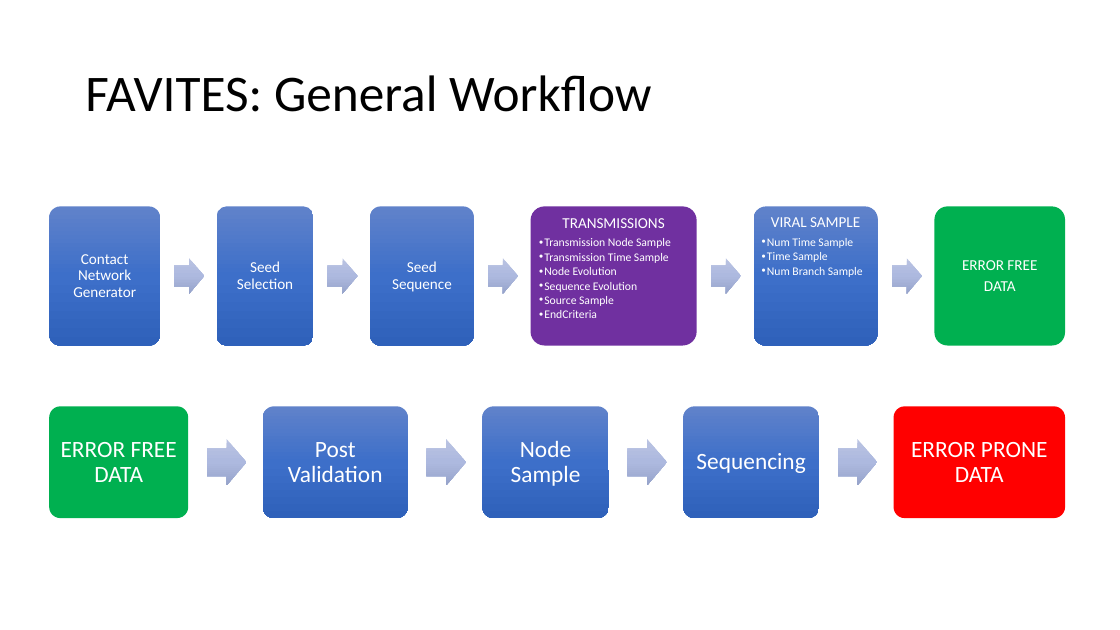
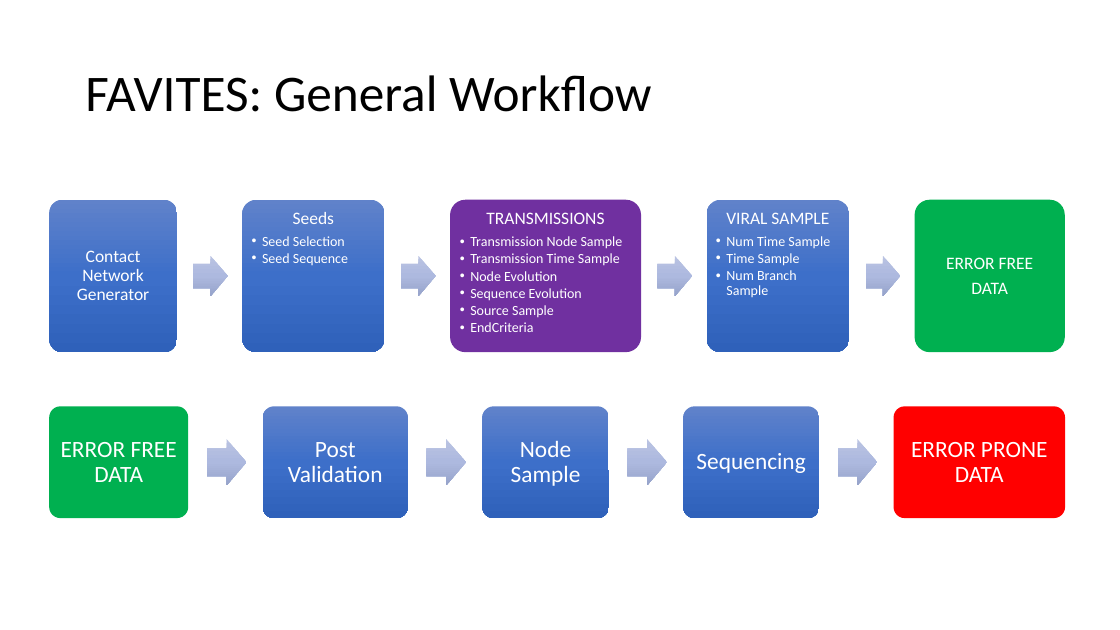
Before and after one commit to niemasd/FAVITES, a slide deck: slide 2 of figures/figures.pptx. Drawn at 1120x630 pixels with LibreOffice and Linux fonts; fonts in the diff are those of the drawing. Boxes give left, top, right and bottom in pixels: in the first picture for what was removed or moved away, otherwise in the second. Text is boxed around its words. In the diff, an @@ line names an element or a change of style, - is before the commit and + after.

Commit message:
Updated figures

```diff
--- a/figures/figures.pptx
+++ b/figures/figures.pptx
@@ rounded rectangle: place and size @@
-rounded rectangle at [50, 207, 160, 346]
+rounded rectangle at [50, 200, 177, 353]
@@ text "Contact Network Generator" at [77, 250, 150, 300]: size 13 to 15 pt @@
@@ rounded rectangle: place and size @@
-rounded rectangle at [217, 207, 313, 346]
+rounded rectangle at [242, 200, 385, 353]
@@ text "Seeds": place and size @@
-text "Seeds" at [237, 261, 293, 289]
+text "Seeds" at [262, 212, 348, 265]
@@ text "Seeds" at [262, 212, 348, 265]: vertical alignment middle to top @@
@@ rounded rectangle removed at [371, 207, 474, 346] @@
@@ rounded rectangle: place and size @@
-rounded rectangle at [531, 207, 697, 346]
+rounded rectangle at [450, 200, 641, 353]
@@ text "TRANSMISSIONS": place and size @@
-text "TRANSMISSIONS" at [544, 218, 671, 318]
+text "TRANSMISSIONS" at [470, 212, 623, 332]
@@ text "TRANSMISSIONS" at [470, 212, 623, 332]: size 13 to 15 pt in "TRANSMISSIONS"; size 10 to 12 pt in "Transmission Node Sample", "Transmission Time Sample", "Node Evolution", "Sequence Evolution" and 2 more places; indent changed @@
@@ rounded rectangle: place and size @@
-rounded rectangle at [754, 207, 878, 346]
+rounded rectangle at [707, 200, 849, 353]
@@ text "VIRAL SAMPLE": place and size @@
-text "VIRAL SAMPLE" at [767, 217, 863, 277]
+text "VIRAL SAMPLE" at [726, 212, 830, 297]
@@ text "VIRAL SAMPLE" at [726, 212, 830, 297]: size 13 to 15 pt in "VIRAL SAMPLE"; size 10 to 12 pt in "Num Time Sample", "Time Sample", "Num Branch Sample"; indent changed @@
@@ rounded rectangle: place and size @@
-rounded rectangle at [934, 207, 1065, 346]
+rounded rectangle at [915, 200, 1065, 353]
@@ text "ERROR FREE" at [946, 257, 1034, 294]: size 13 to 15 pt @@
@@ text "ERROR FREE": place and size @@
-text "ERROR FREE" at [962, 260, 1037, 291]
+text "ERROR FREE" at [946, 257, 1034, 294]
@@ text at [262, 236, 345, 246]: size 13 to 12 pt in "Seed Selection"; alignment centre to left; bullet none to •; list level 1 to 2 in "Seed Selection" @@
@@ text at [293, 212, 334, 224]: paragraph added @@
+Seeds
@@ right arrow: place and size @@
-right arrow at [174, 259, 204, 294]
+right arrow at [193, 255, 228, 296]
@@ text at [262, 253, 348, 265]: paragraph added @@
+  • Seed Sequence
@@ text removed at [392, 261, 452, 292] @@
-Seed Sequence
@@ right arrow: place and size @@
-right arrow at [328, 259, 358, 294]
+right arrow at [401, 255, 435, 296]
@@ right arrow removed at [488, 259, 518, 294] @@
@@ right arrow: place and size @@
-right arrow at [711, 259, 741, 294]
+right arrow at [658, 255, 692, 296]
@@ right arrow: place and size @@
-right arrow at [892, 259, 923, 294]
+right arrow at [865, 255, 900, 296]
```
